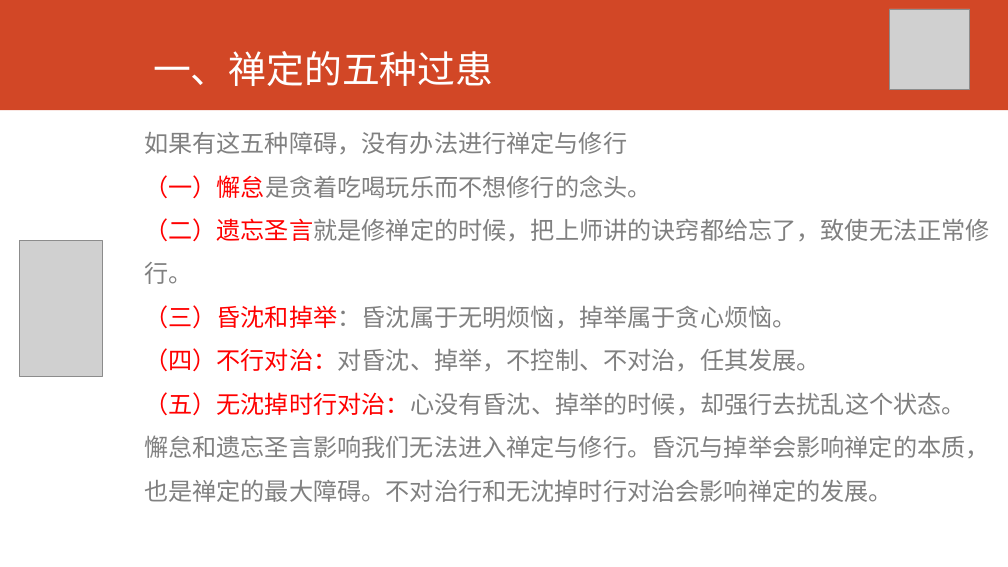
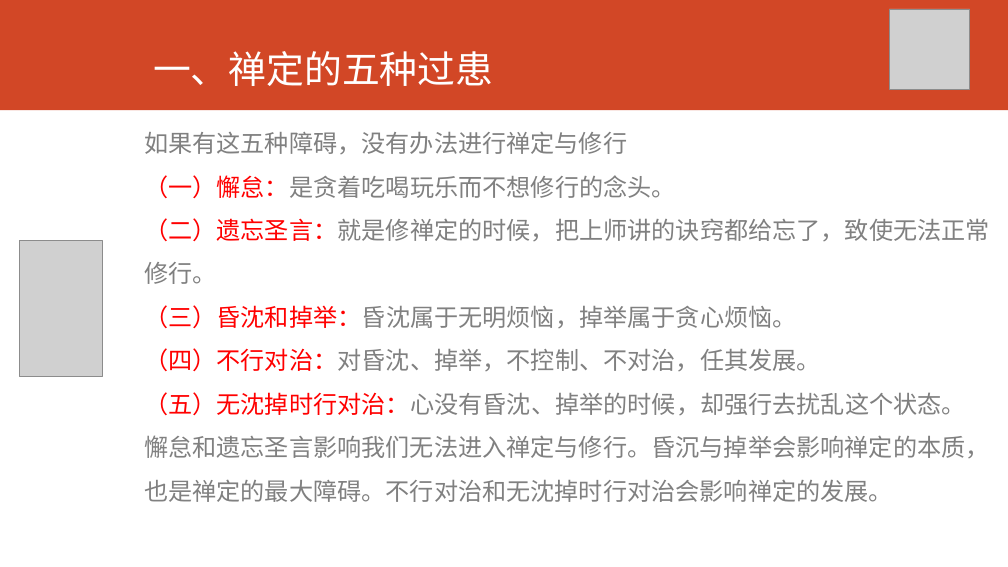
Before and after one commit to huidengvan/site1, a slide deck: slide 4 of static/f/up/禅修要诀1.pptx. Drawn at 1008x567 pixels with LibreOffice and Linux fonts; fonts in the diff are those of the drawing; grey boxes stand for pictures. Boxes give left, top, right and bottom in pixels: in the first picture for what was removed or moved away, otherwise in the second. Text is boxed around its words. In the diff, an @@ line names an element or a change of style, - is before the commit and + after.

```diff
--- a/static/f/up/禅修要诀1.pptx
+++ b/static/f/up/禅修要诀1.pptx
@@ text at (144, 175, 990, 284): text changed @@
-（一）懈怠是贪着吃喝玩乐而不想修行的念头。
-（二）遗忘圣言就是修禅定的时候，把上师讲的诀窍都给忘了，致使无法正常修行。
+（一）懈怠：是贪着吃喝玩乐而不想修行的念头。
+（二）遗忘圣言：就是修禅定的时候，把上师讲的诀窍都给忘了，致使无法正常修行。
@@ text at (144, 305, 797, 328): text colour #808080 to #FF0000 in "（三）昏沈和掉举：昏沈属于无明烦恼，掉举属于贪心烦恼。" @@
@@ text at (144, 435, 989, 502): text changed @@
-懈怠和遗忘圣言影响我们无法进入禅定与修行。昏沉与掉举会影响禅定的本质，也是禅定的最大障碍。不对治行和无沈掉时行对治会影响禅定的发展。
+懈怠和遗忘圣言影响我们无法进入禅定与修行。昏沉与掉举会影响禅定的本质，也是禅定的最大障碍。不行对治和无沈掉时行对治会影响禅定的发展。
```
Also in this commit, not shown: 4 other slides changed.
